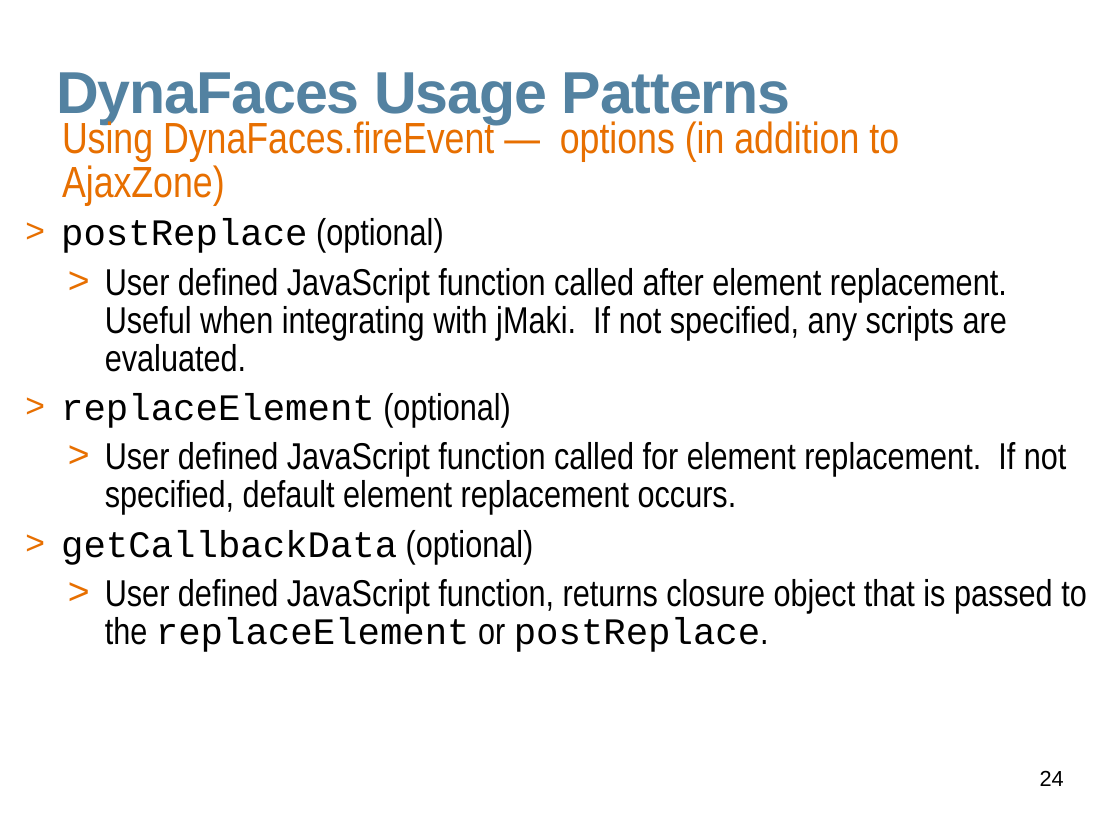
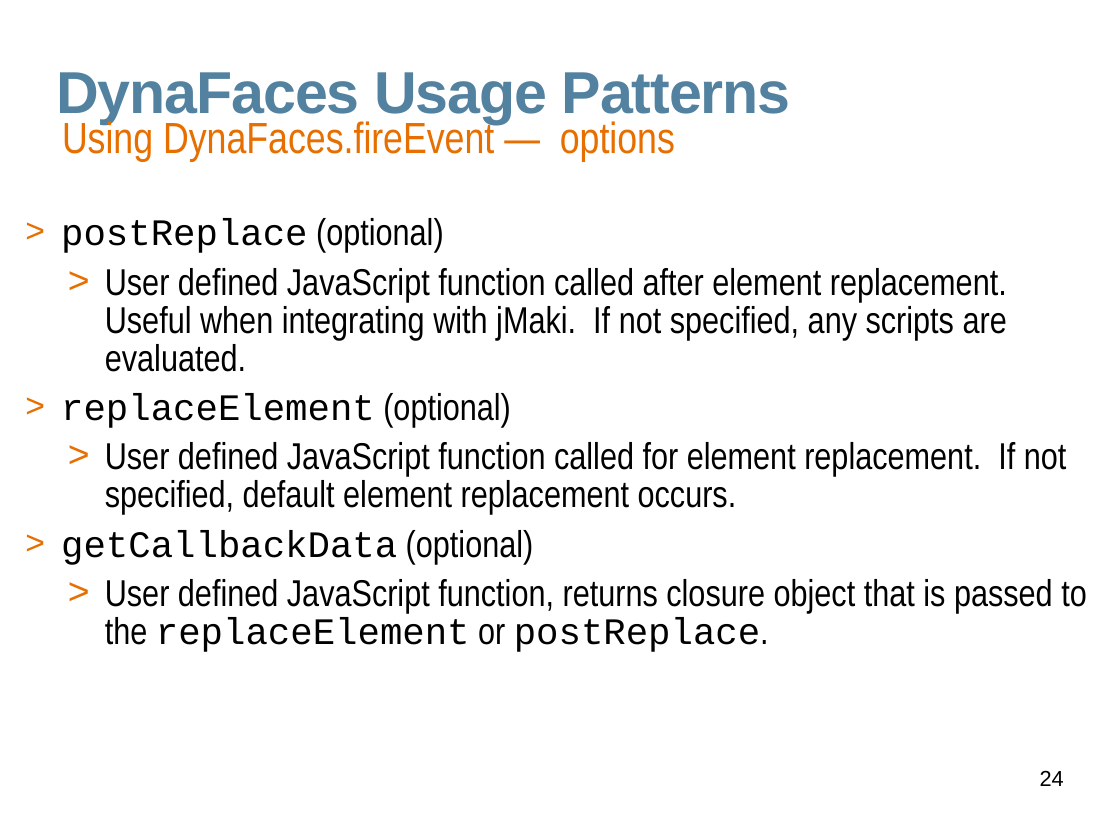
Before and after one commit to javaee/javaserverfaces-extensions, a slide deck: slide 24 of www/slides/dynafaces-advanced.odp. Drawn at 1120x840 pixels with LibreOffice and Linux fonts; fonts in the diff are those of the drawing; background and template pictures are left out. Boxes give left, top, right and bottom in pixels: in the first picture for what was removed or moved away, otherwise in the second. Text is boxed around its words. In the diff, an @@ line names an element or a change of style, - is before the commit and + after.

```diff
--- a/www/slides/dynafaces-advanced.odp
+++ b/www/slides/dynafaces-advanced.odp
@@ text at [62,117,675,161]: text changed @@
-Using DynaFaces.fireEvent — options (in addition to AjaxZone)
+Using DynaFaces.fireEvent — options
```
Also in this commit, not shown: 2 other slides changed, 1 other file.
